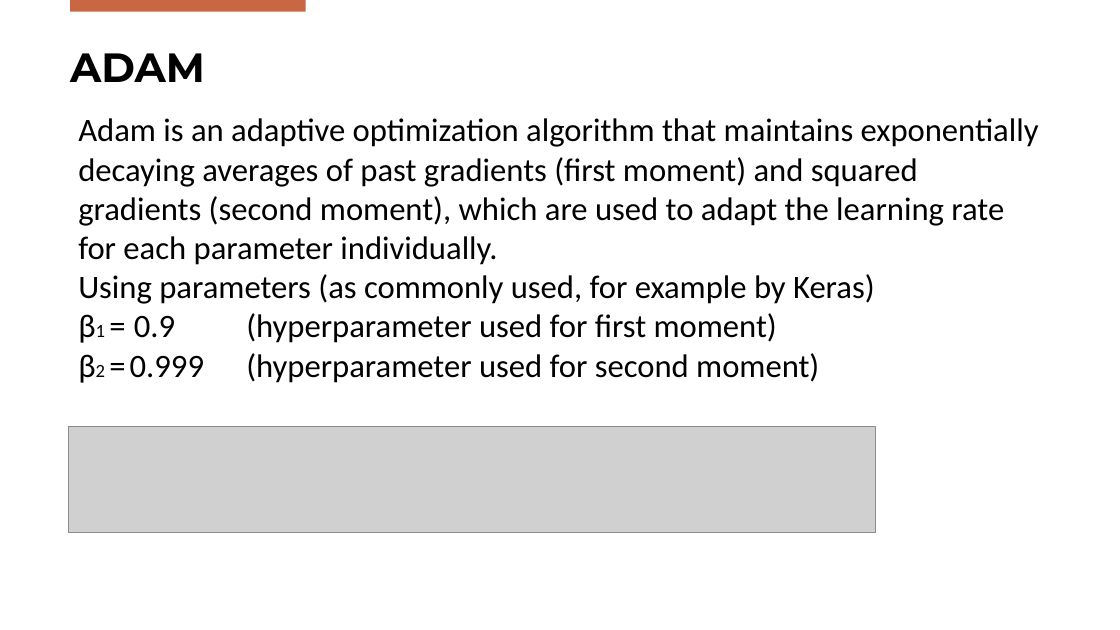
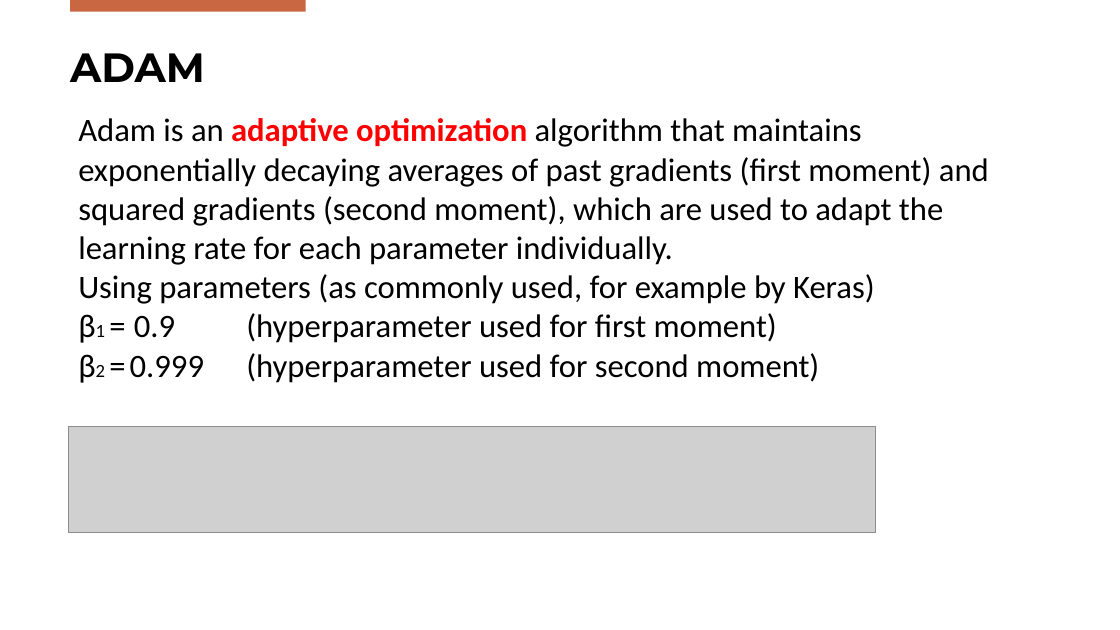
Before and after one commit to FilippoBolis/OptimizationProject_2025, a slide deck: slide 30 of Ppt/Optimization.pptx. Drawn at 1120x630 pixels with LibreOffice and Linux fonts; fonts in the diff are those of the drawing; grey boxes stand for pictures; background and template pictures are left out. Boxes give left, top, right and bottom in pixels: in the first picture for what was removed or moved away, otherwise in the second. Text is boxed around its words. In the diff, an @@ line names an element or a change of style, - is before the commit and + after.

```diff
--- a/Ppt/Optimization.pptx
+++ b/Ppt/Optimization.pptx
@@ text at (x1=78, y1=118, x2=989, y2=304): text colour #000000 to #FF0000, bold on in "adaptive optimization" @@
```
Also in this commit, not shown: 5 other slides changed, 5 slides added, 4 other files.
